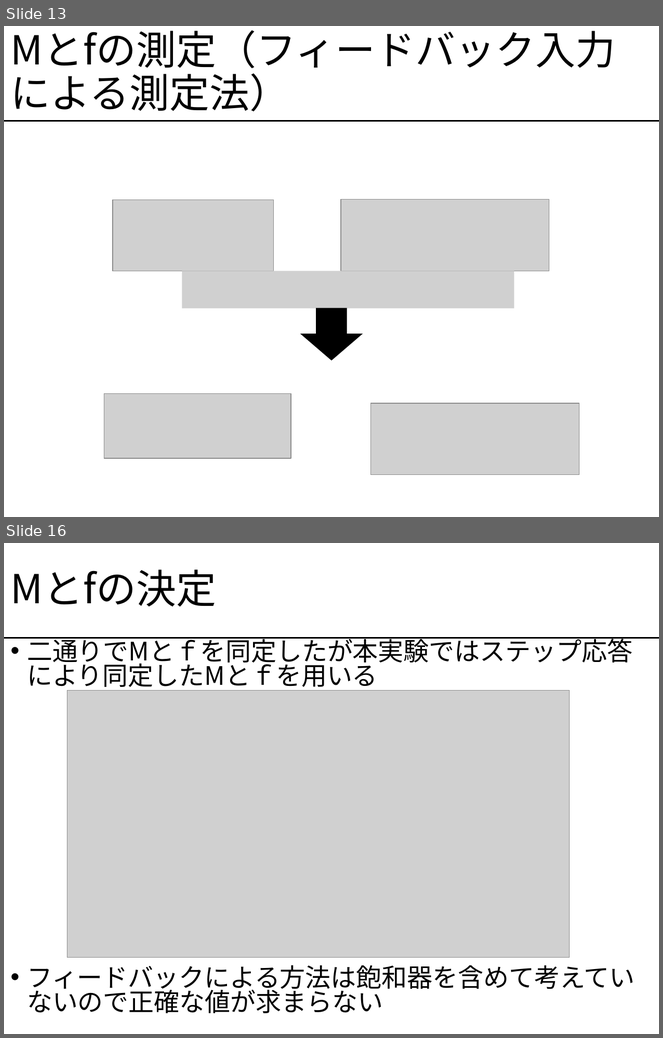
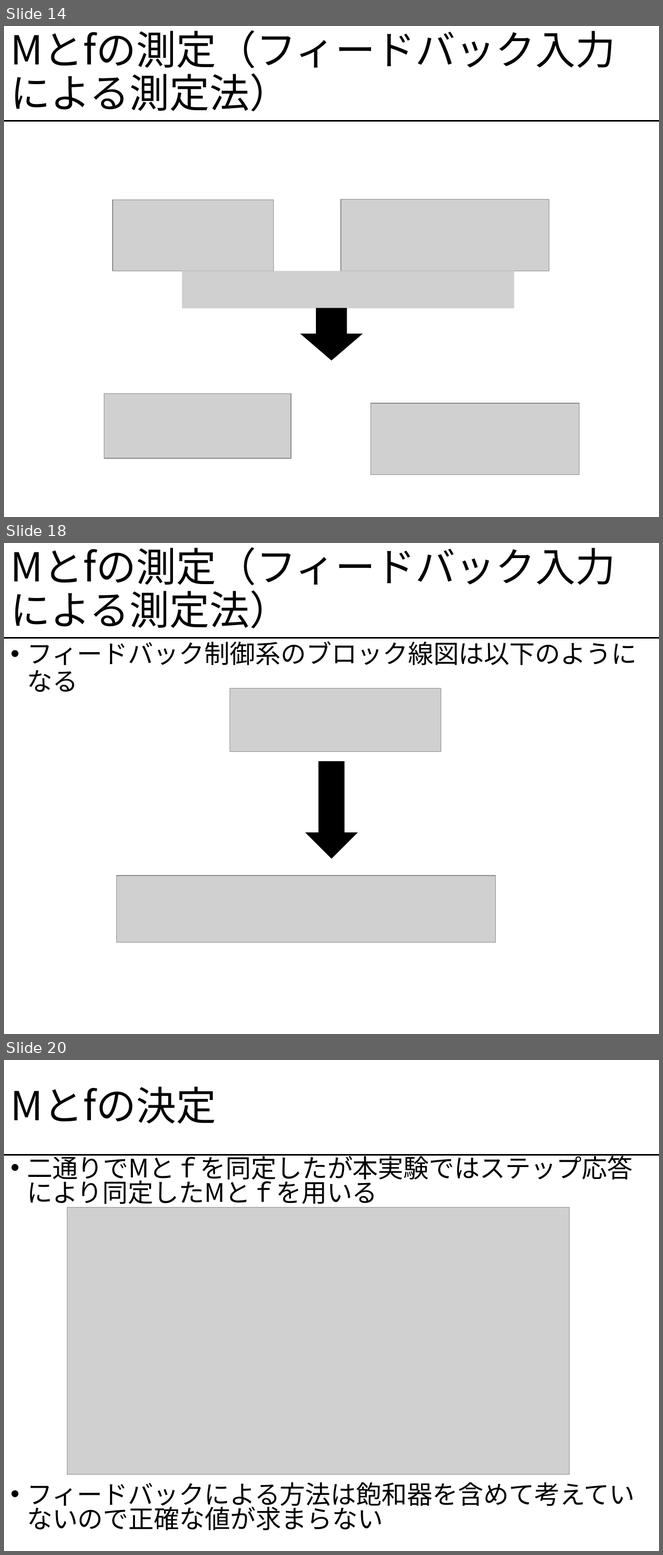
Before and after one commit to rywyr/PTEX, a slide deck: PTEX/gazo/pendulum_prezen.pptx. Shown one above the other, each under a label of ours: slides 13 and 16 before the commit, slides 14, 18 and 20 after it; the slides between them are not shown. The pictures are 663x1038 and 663x1555 pixels, drawn with LibreOffice and Linux fonts; fonts in the diff are those of the drawing; grey boxes stand for pictures. Boxes give left, top, right and bottom in pixels: in the first picture for what was removed or moved away, otherwise in the second. Text is boxed around its words. In the diff, an @@ line names an element or a change of style, - is before the commit and + after.

```diff
--- a/PTEX/gazo/pendulum_prezen.pptx
+++ b/PTEX/gazo/pendulum_prezen.pptx
@@ slide 18 added at <box>4,543,659,1034</box>, background #FFFFFF; not listed: 1 template element that a slide beside it also shows @@
@@ title added at <box>11,547,616,628</box>, 44 pt, text #000000 @@
+Mとfの測定（フィードバック入力による測定法）
@@ text added at <box>27,637,637,692</box>, 28 pt, text #000000 @@
+• フィードバック制御系のブロック線図は以下のようになる
@@ picture added at <box>230,689,441,752</box> @@
@@ down arrow added at <box>307,762,357,858</box>, fill #000000, outline #000000 1 pt @@
@@ picture added at <box>117,876,496,943</box> @@
@@ what was slide 13 is now slide 14 @@
@@ what was slide 16 is now slide 20 @@
```
Also in this commit, not shown: 20 slides changed, 7 other slides added, 2 other files.
